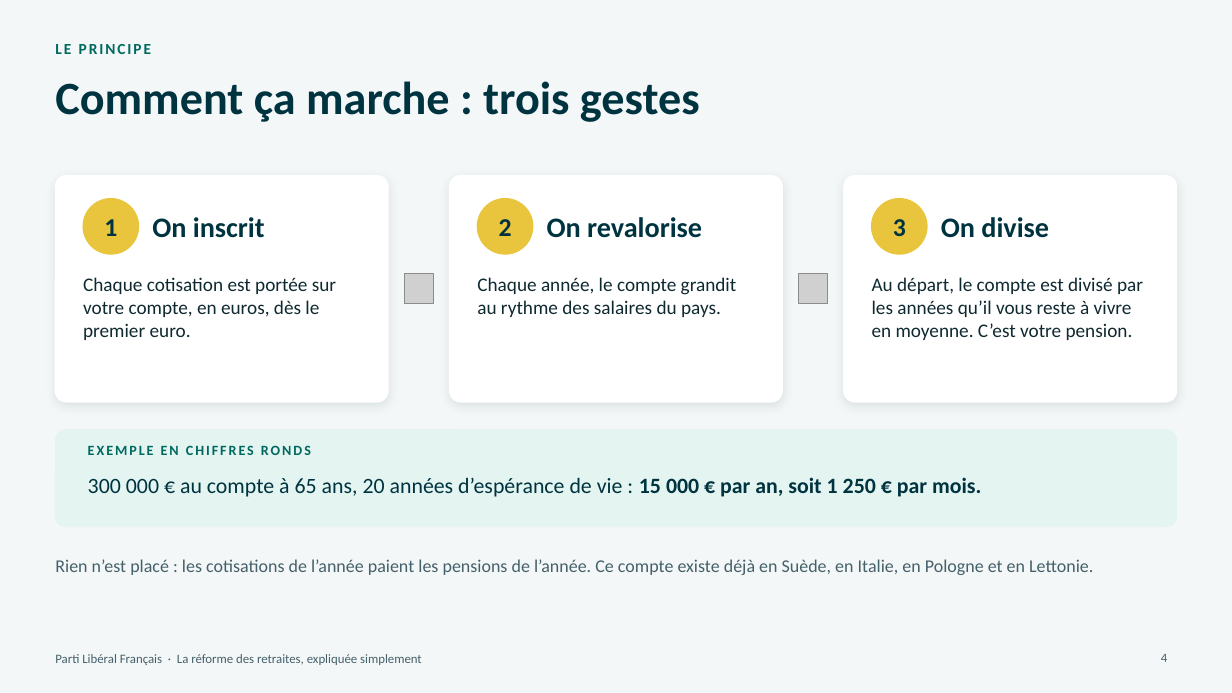
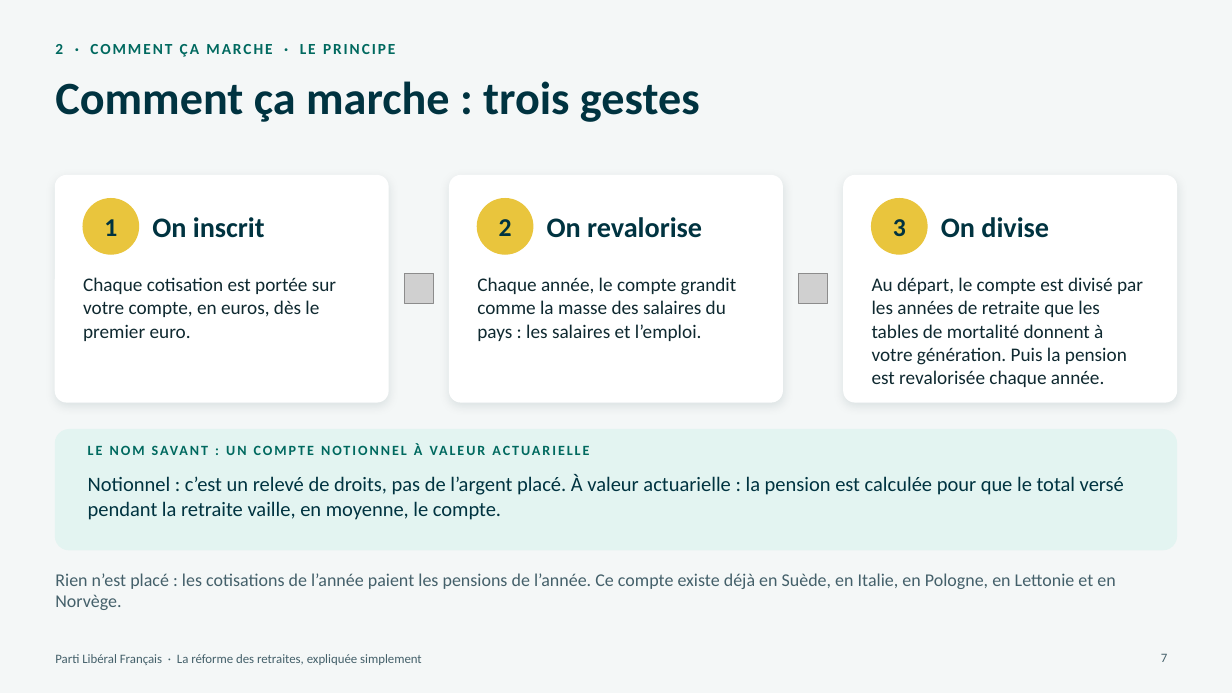
Before and after one commit to g-pliberal/retraitecomptenotionelle, a slide deck: slide 7 of docs/presentation_adherents_novembre_2026.pptx (slide 4 before the commit). Drawn at 1232x693 pixels with LibreOffice and Linux fonts; fonts in the diff are those of the drawing; grey boxes stand for pictures. Boxes give left, top, right and bottom in pixels: in the first picture for what was removed or moved away, otherwise in the second. Text is boxed around its words. In the diff, an @@ line names an element or a change of style, - is before the commit and + after.

```diff
--- a/docs/presentation_adherents_novembre_2026.pptx
+++ b/docs/presentation_adherents_novembre_2026.pptx
@@ text at bbox=[55, 44, 395, 57]: text changed @@
-LE PRINCIPE
+2 · COMMENT ÇA MARCHE · LE PRINCIPE
@@ text at bbox=[477, 277, 737, 341]: text changed @@
-Chaque année, le compte grandit au rythme des salaires du pays.
+Chaque année, le compte grandit comme la masse des salaires du pays : les salaires et l’emploi.
@@ text at bbox=[872, 277, 1143, 387]: text changed @@
-Au départ, le compte est divisé par les années qu’il vous reste à vivre en moyenne. C’est votre pension.
+Au départ, le compte est divisé par les années de retraite que les tables de mortalité donnent à votre génération. Puis la pension est revalorisée chaque année.
@@ rounded rectangle: place and size @@
-rounded rectangle at bbox=[55, 430, 1177, 527]
+rounded rectangle at bbox=[55, 430, 1177, 550]
@@ text at bbox=[414, 443, 423, 455]: text changed @@
-EXEMPLE EN CHIFFRES RONDS
+LE NOM SAVANT : UN COMPTE NOTIONNEL À VALEUR ACTUARIELLE
@@ text at bbox=[88, 474, 1124, 520]: text changed; size 17 to 16 pt @@
-300 000 € au compte à 65 ans, 20 années d’espérance de vie : 15 000 € par an, soit 1 250 € par mois.
+Notionnel : c’est un relevé de droits, pas de l’argent placé. À valeur actuarielle : la pension est calculée pour que le total versé pendant la retraite vaille, en moyenne, le compte.
@@ text at bbox=[55, 573, 1115, 610]: text changed @@
-Rien n’est placé : les cotisations de l’année paient les pensions de l’année. Ce compte existe déjà en Suède, en Italie, en Pologne et en Lettonie.
+Rien n’est placé : les cotisations de l’année paient les pensions de l’année. Ce compte existe déjà en Suède, en Italie, en Pologne, en Lettonie et en Norvège.
@@ page number at bbox=[1161, 653, 1167, 662]: text changed @@
-4
+7
```
Also in this commit, not shown: 17 other slides changed, 10 slides added, 2 other files.
